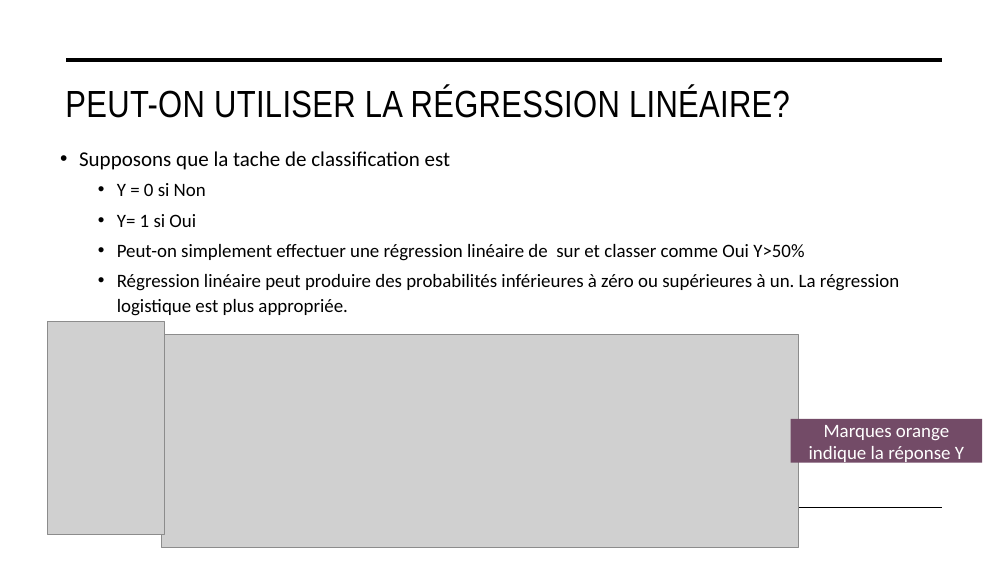
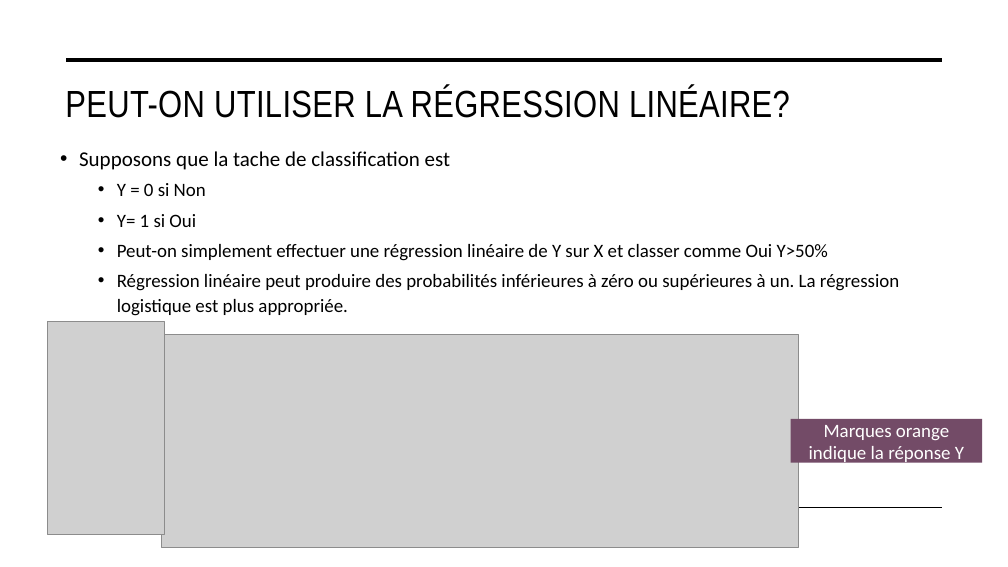
Before and after one commit to nmeraihi/ACT3035, a slide deck: slide 3 of HIV_2026/cours8/Classification Linéaire.pptx. Drawn at 1008x567 pixels with LibreOffice and Linux fonts; fonts in the diff are those of the drawing; grey boxes stand for pictures. Boxes give left, top, right and bottom in pixels: in the first picture for what was removed or moved away, otherwise in the second. Text is boxed around its words. In the diff, an @@ line names an element or a change of style, - is before the commit and + after.

```diff
--- a/HIV_2026/cours8/Classification Linéaire.pptx
+++ b/HIV_2026/cours8/Classification Linéaire.pptx
@@ text at [117,244,828,261]: text changed @@
-  • Peut-on simplement effectuer une régression linéaire de sur et classer comme Oui Y>50%
+  • Peut-on simplement effectuer une régression linéaire de Y sur X et classer comme Oui Y>50%
```
Also in this commit, not shown: 1 other slide changed, 1 slide added.
